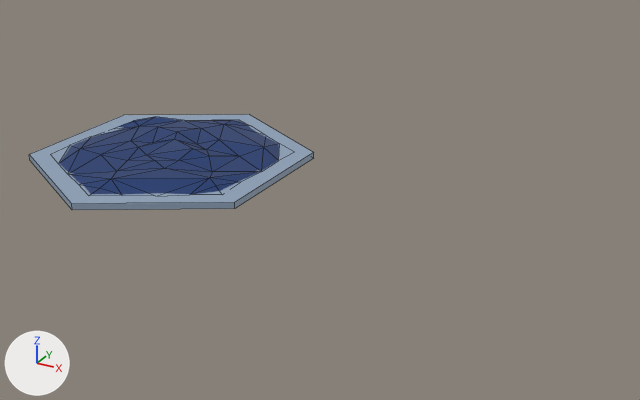
Renders of the Blender file src/water.blend from each side of a commit.
Both versions are drawn from a camera (50 mm lens) standing at (8.61, -10.67, 5.14) and looking at (2.72, 0.04, -0.22). Lighting does not change. The marker at lower left points along +X, +Y and +Z. Mesh edges are drawn as thin lines.

Names of what the first picture shows: 'Base', 'Ocean'.
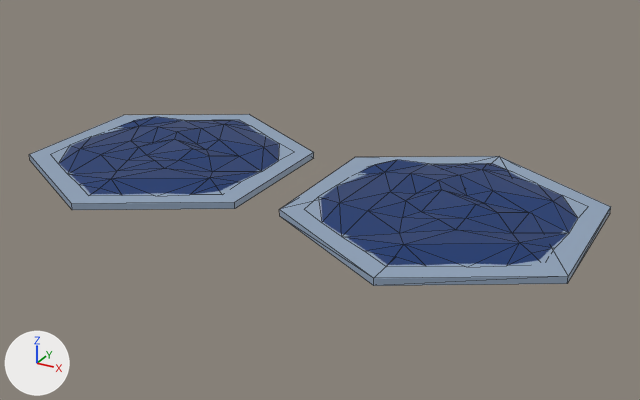
The newer file is also turned or shifted as a whole; pictures and numbers use the older file's frame.

The change, as a list of edits to the scene's bpy script:
```text
Add me_cylinder_003:
    me_cylinder_003.from_pydata(...)  # 67 vertices, 104 faces; spans x -2.34..2.34, y -2.71..2.71, z 0.0..0.3
    # faces by material slot: [84, 20]
    me_cylinder_003.materials.append(mat_oceanmat)  # dark blue #00316e
    me_cylinder_003.materials.append(mat_basemat)  # blue #91a4bc
Add ob_ocean_001:
    ob_ocean_001 = bpy.data.objects.new('Ocean.001', me_cylinder_003)
    ob_ocean_001.location = (4.73, 0.0, 0.0)
    ob_ocean_001.scale = (0.85, 0.85, 0.85)
```

Boxes (x1, y1, x2, y2) around the edits, measured in the pictures (640 x 400 px):
'Ocean.001', added (blue)
    after: (279, 156, 611, 286)
    faces in mat_oceanmat (dark blue #00316e): (321, 160, 577, 265)
    faces in mat_basemat (blue #91a4bc): (279, 156, 611, 286)
